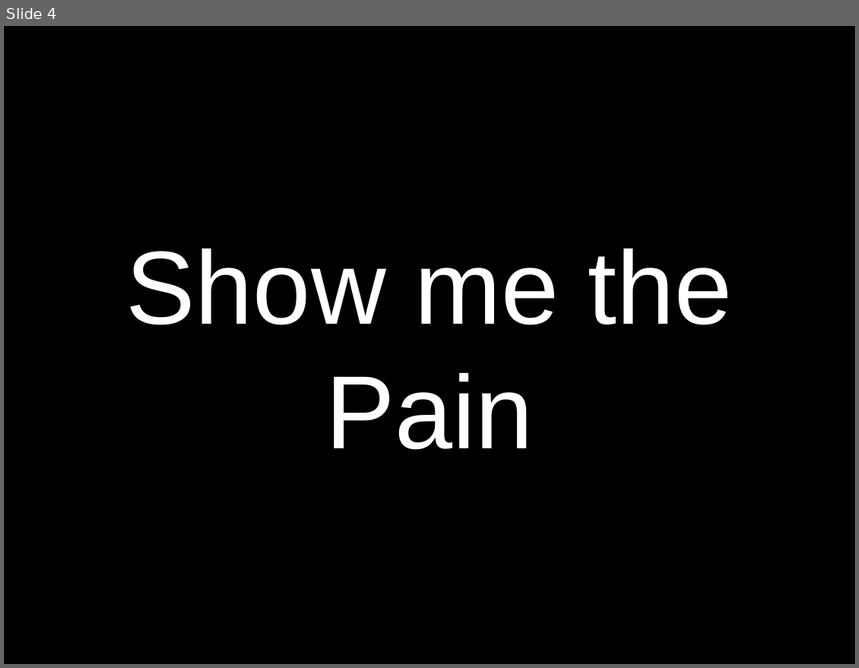
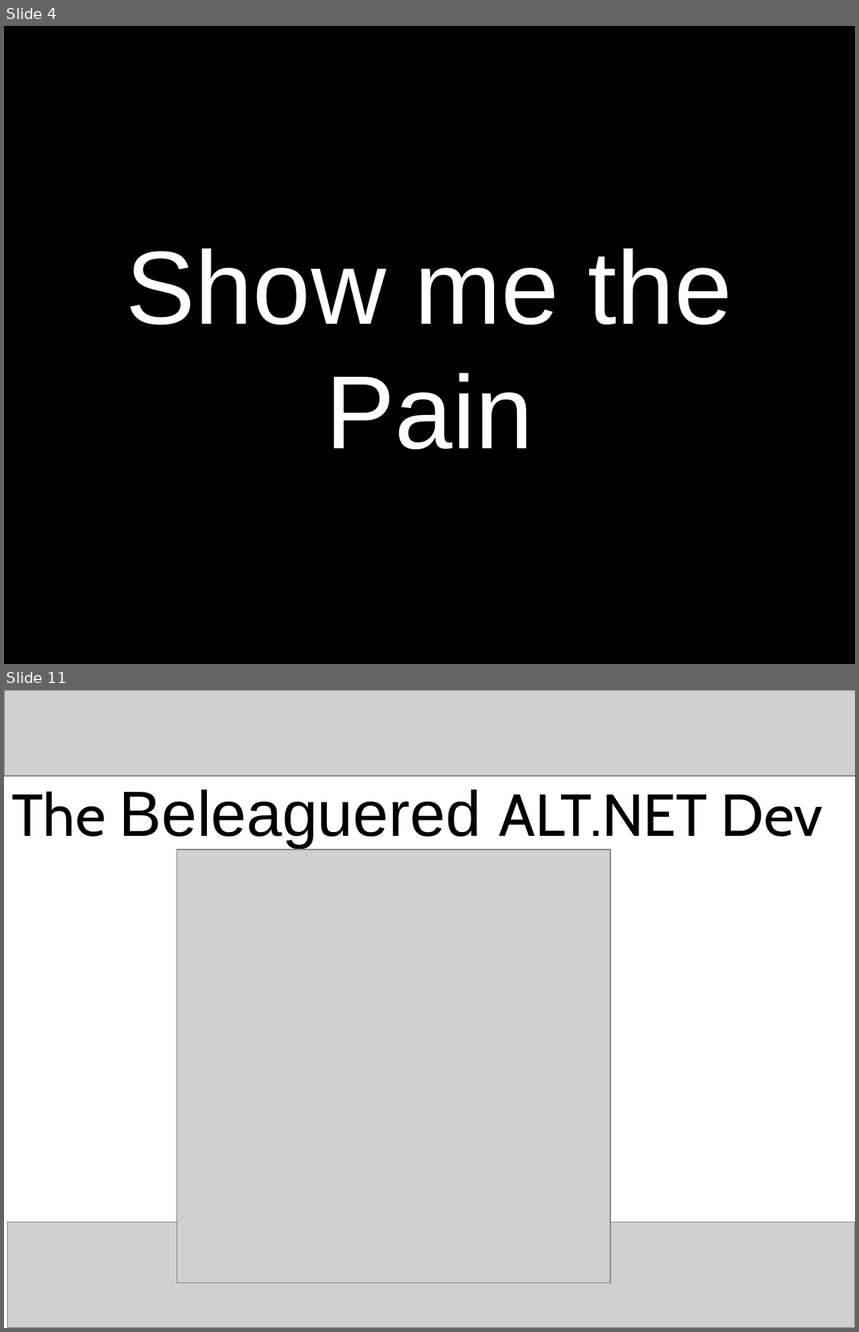
Before and after one commit to craignicol/scotaltdotnet, a slide deck: seattle/HORN Pres.ppt. Shown one above the other, each under a label of ours: slide 4 before the commit, slides 4 and 11 after it; the slides between them are not shown. The pictures are 859x668 and 859x1332 pixels, drawn with LibreOffice and Linux fonts; fonts in the diff are those of the drawing; grey boxes stand for pictures. Boxes give left, top, right and bottom in pixels: in the first picture for what was removed or moved away, otherwise in the second. Text is boxed around its words. In the diff, an @@ line names an element or a change of style, - is before the commit and + after.

```diff
--- a/seattle/HORN Pres.ppt
+++ b/seattle/HORN Pres.ppt
@@ slide 11 added at <box>4,690,855,1328</box>, background #FFFFFF @@
@@ picture added at <box>4,690,855,776</box> @@
@@ text added at <box>12,790,823,850</box>, 50 pt, text #000000 @@
+The Beleaguered ALT.NET Dev
@@ picture added at <box>177,850,610,1284</box> @@
@@ picture added at <box>7,1223,855,1328</box> @@
```
Also in this commit, not shown: 2 slides changed, 6 other slides added.
